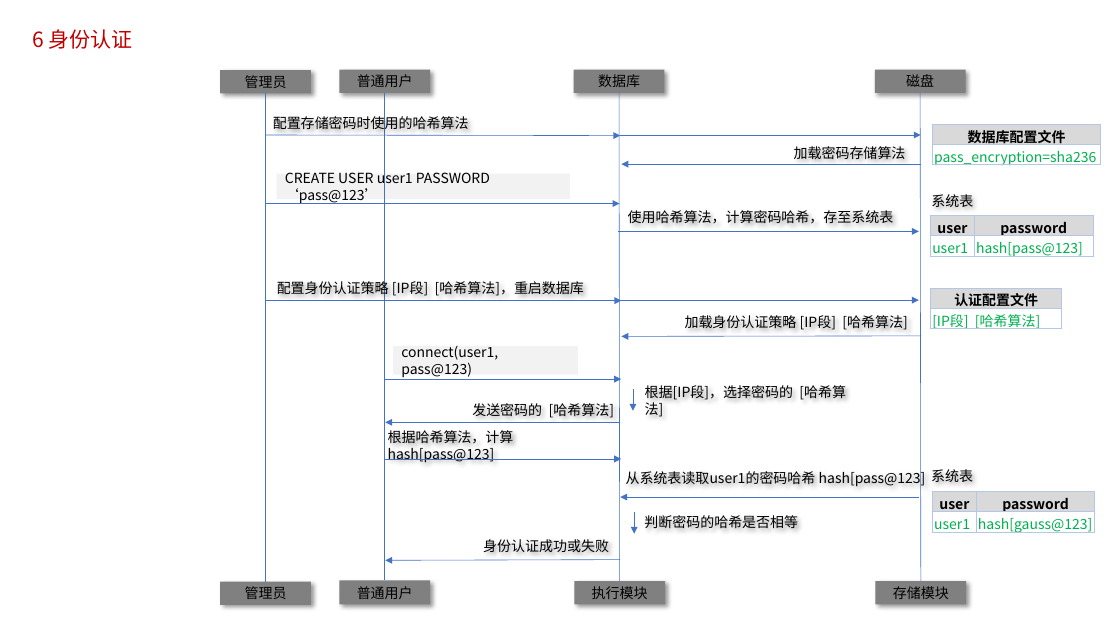
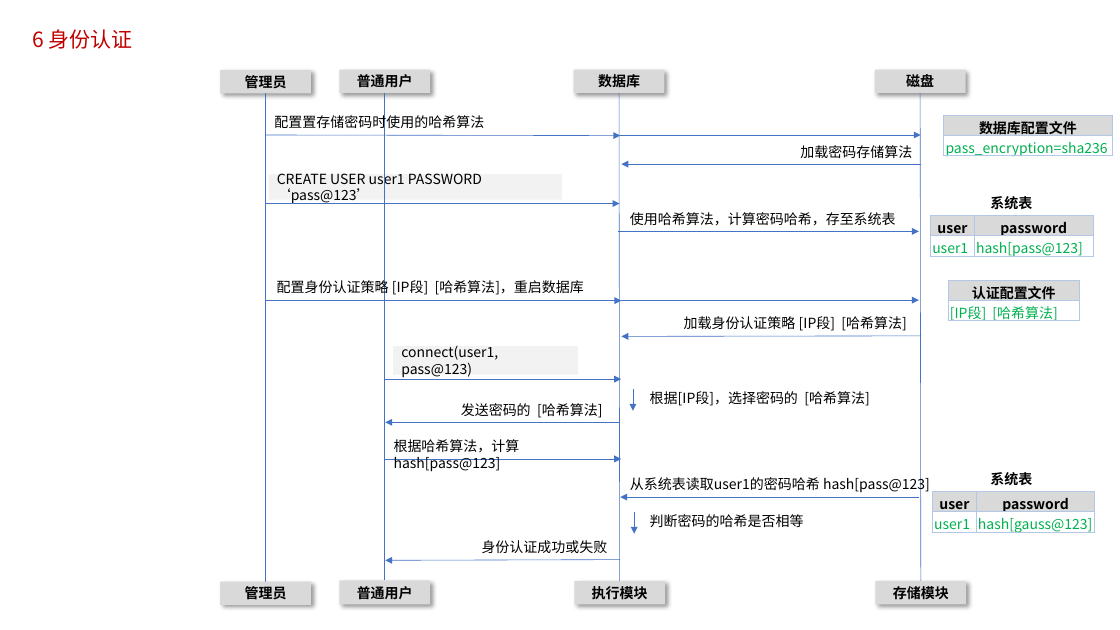
Before and after one commit to poorkk/lorand, a slide deck: slide 43 of source/doc/数据库安全.pptx. Drawn at 1120x630 pixels with LibreOffice and Linux fonts; fonts in the diff are those of the drawing. Boxes give left, top, right and bottom in pixels: in the first picture for what was removed or moved away, otherwise in the second. Text is boxed around its words. In the diff, an @@ line names an element or a change of style, - is before the commit and + after.

```diff
--- a/source/doc/数据库安全.pptx
+++ b/source/doc/数据库安全.pptx
@@ vertical alignment middle to top in 11 elements at (684, 316, 906, 331), (630, 212, 896, 225), (482, 540, 608, 553), (394, 439, 520, 472), (650, 514, 804, 527), (277, 279, 584, 297), (461, 403, 602, 418), (630, 476, 930, 494), (650, 391, 869, 406), (800, 145, 912, 158), (274, 114, 484, 132) @@
@@ text at (274, 114, 484, 132): text changed @@
-配置存储密码时使用的哈希算法
+配置置存储密码时使用的哈希算法
@@ table: place and size @@
-table at (933, 124, 1101, 170)
+table at (944, 115, 1112, 161)
@@ rectangle "CREATE USER user1 PASSWORD ‘pass@123’": place and size @@
-rectangle "CREATE USER user1 PASSWORD ‘pass@123’" at (276, 174, 570, 199)
+rectangle "CREATE USER user1 PASSWORD ‘pass@123’" at (269, 174, 562, 199)
@@ text "系统表": place and size @@
-text "系统表" at (931, 194, 973, 207)
+text "系统表" at (990, 194, 1032, 212)
@@ text "系统表" at (990, 194, 1032, 212): bold on; vertical alignment middle to top @@
@@ table: place and size @@
-table at (931, 288, 1062, 333)
+table at (949, 281, 1080, 325)
@@ text "发送密码的 [哈希算法]": place and size @@
-text "发送密码的 [哈希算法]" at (472, 403, 614, 418)
+text "发送密码的 [哈希算法]" at (461, 403, 602, 418)
@@ text "从系统表读取user1的密码哈希 hash[pass@123]": place and size @@
-text "从系统表读取user1的密码哈希 hash[pass@123]" at (626, 469, 926, 487)
+text "从系统表读取user1的密码哈希 hash[pass@123]" at (630, 476, 930, 494)
@@ text "系统表" at (990, 470, 1032, 488): bold on; vertical alignment middle to top @@
@@ text "系统表": place and size @@
-text "系统表" at (931, 469, 973, 482)
+text "系统表" at (990, 470, 1032, 488)
@@ bold on; fill #808080 to #D9D9D9 in 8 elements at (220, 70, 311, 93), (574, 70, 665, 93), (875, 70, 965, 93), (220, 581, 311, 605), (575, 581, 665, 605), (875, 581, 966, 605), (339, 70, 430, 93), (339, 581, 430, 604) @@
```
Also in this commit, not shown: 19 other files.
